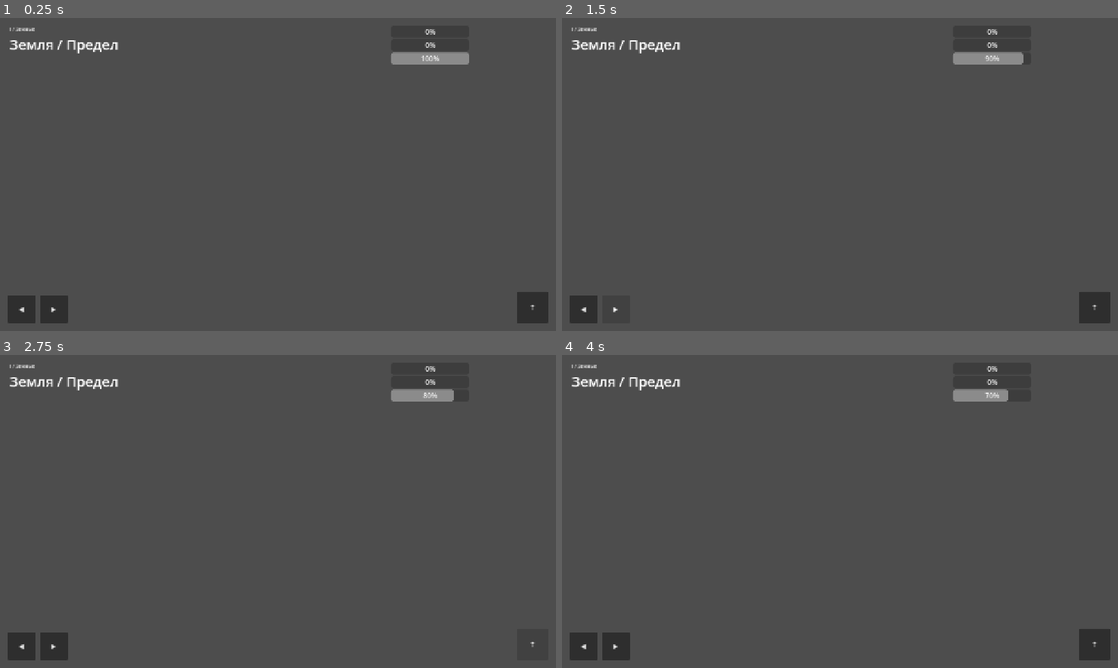
Above: before the commit, frames 1-4 (two rows, left to right).
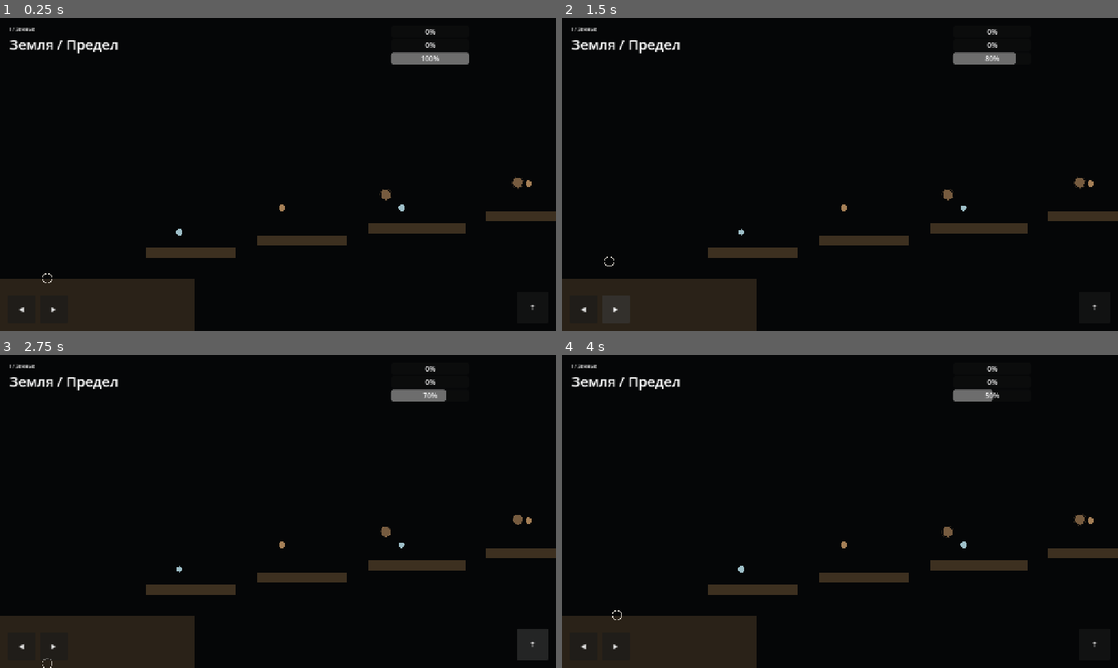
Above: after the commit, the same moments.

Repository: DenielDChem/BrainChildGames
Game: Godot game, scene res://scenes/Main.tscn
Same seed, same stepped clock (60 frames per second), same inputs: the game is played once before the commit and once after it.
Inputs (mouse positions are in pixels of both pictures, inside the frame that each line leads up to):
- Up to frame 1 (0.25 s): no input
- Up to frame 2 (1.5 s): click "◀" at 0.5 s; click "▶" at 1.25 s
- Up to frame 3 (2.75 s): click "↑" at 2 s
- Up to frame 4 (4 s): move the mouse to (962, 495) at 2.77 s; hold Shift (slow) 2.78-3.53 s; hold Right (move_right) from 2.78 s (still down); click (962, 495) at 2.92 s; tap Space (jump) at 3.02, 3.32, 3.77 s; tap Enter at 3.5 s; move the mouse to (728, 527) at 3.52 s; tap Shift (slow) at 3.6 s

The runs differ from the first frame. In frame 1, 99% of the frame differs, in the area x 0-100%, y 0-100%; in frame 2, 99%; in frame 3, 99%; in frame 4, 99%.
Error before the commit: Parse Error: Cannot infer the type of "angle" variable because the value doesn't have a set type. (res://scripts/renderer.gd:52)

Commit message:
fix(perviy-potok): resolve GDScript strict-mode type errors in renderer
- renderer.gd:52 angle: float= with explicit float() casts on dict values
- renderer.gd:58-59 cx/cy: float= instead of := for orb dict lookups

---
Co-authored-by: Claude Code <noreply@anthropic.com>

Diff:
--- a/perviy-potok/godot/scripts/renderer.gd
+++ b/perviy-potok/godot/scripts/renderer.gd
@@ -49,14 +49,14 @@
 		var danger_alpha := 0.28 if GameState.buff_wolf else 0.18
 		draw_arc(Vector2(s["x"], s["y"]), s["r"], 0.0, TAU, 32, Color(Config.C_DANGER.r, Config.C_DANGER.g, Config.C_DANGER.b, danger_alpha), 1.5)
 		for i in 6:
-			var angle := _time * s["orbit"] * 0.06 + i * TAU / 6.0 + s["phase"]
+			var angle: float = _time * float(s["orbit"]) * 0.06 + i * TAU / 6.0 + float(s["phase"])
 			draw_circle(Vector2(s["x"] + cos(angle) * s["r"] * 0.7, s["y"] + sin(angle) * s["r"] * 0.7), 2.5, Color(Config.C_COPPER.r, Config.C_COPPER.g, Config.C_COPPER.b, alpha + 0.2))
 
 func _draw_orbs() -> void:
 	for orb in level_mgr.orbs:
 		if orb["taken"]: continue
-		var cx := orb["x"] + 16.0
-		var cy := orb["y"] + 16.0
+		var cx: float = float(orb["x"]) + 16.0
+		var cy: float = float(orb["y"]) + 16.0
 		var pulse := 0.85 + 0.15 * sin(_time * 2.2)
 		draw_circle(Vector2(cx, cy), 10.0 * pulse, Color(Config.C_BLUE.r, Config.C_BLUE.g, Config.C_BLUE.b, 0.82))
 		if GameState.buff_raven:
